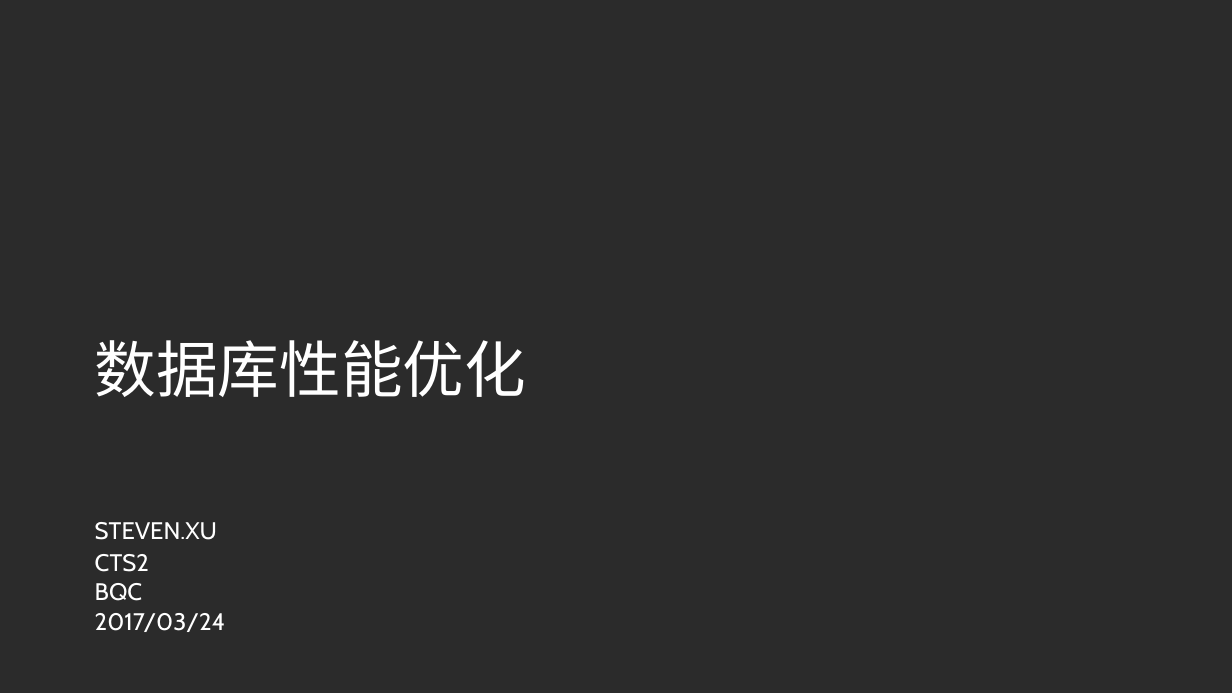
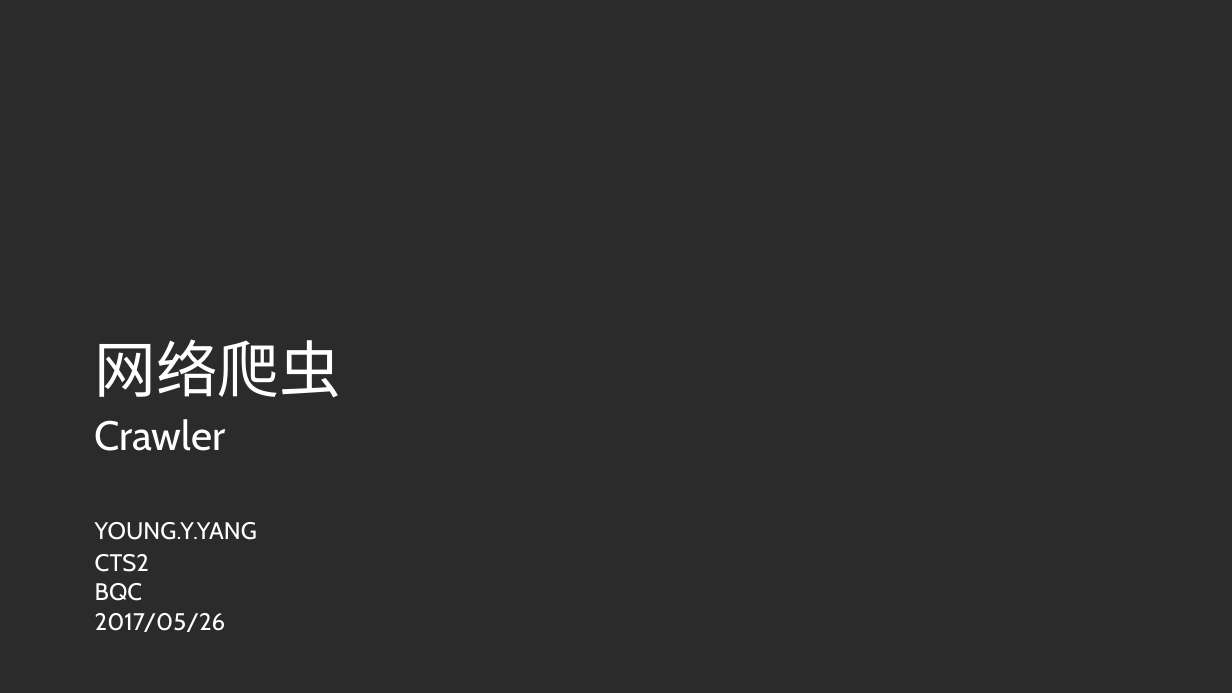
Before and after one commit to youngyeah/doubanCrawler, a slide deck: slide 1 of TehShare/网络爬虫.pptx. Drawn at 1232x693 pixels with LibreOffice and Linux fonts; fonts in the diff are those of the drawing; background and template pictures are left out; a plain dark background stands for a picture behind light text. Boxes give left, top, right and bottom in pixels: in the first picture for what was removed or moved away, otherwise in the second. Text is boxed around its words. In the diff, an @@ line names an element or a change of style, - is before the commit and + after.

```diff
--- a/TehShare/网络爬虫.pptx
+++ b/TehShare/网络爬虫.pptx
@@ text at [95, 339, 341, 398]: text changed @@
-数据库性能优化
+网络爬虫
@@ text added at [95, 419, 226, 451], 24 pt, text #FFFFFF @@
+Crawler
@@ text at [95, 522, 257, 540]: text changed @@
-STEVEN.XU
+YOUNG.Y.YANG
@@ text at [95, 613, 226, 632]: text changed @@
-2017/03/24
+2017/05/26
```
Also in this commit, not shown: 5 other slides changed, 5 slides added, 5 slides removed.
